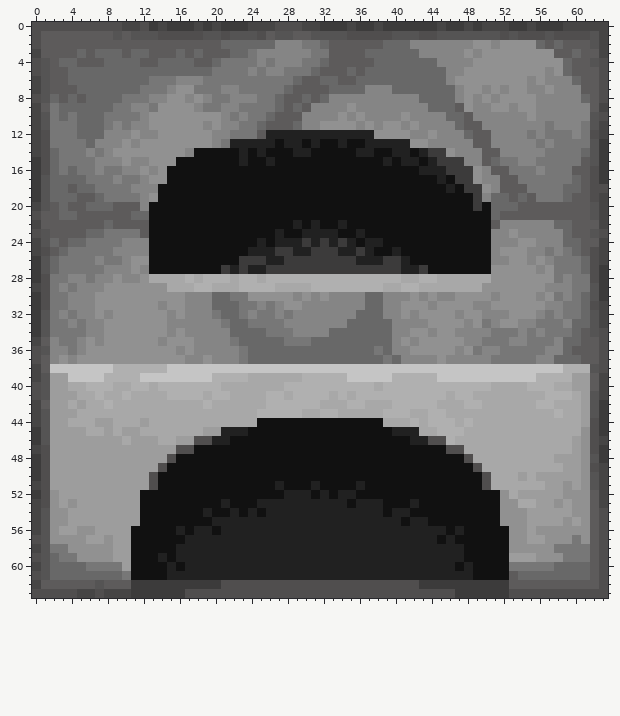
Edited in one commit: pixel-art sprite (textures/blocks/furnace_front_off.png). The first picture shows the starting point.
The file is 64x64 pixels. Colours within 5 levels of each other are drawn and written as one.
The result:
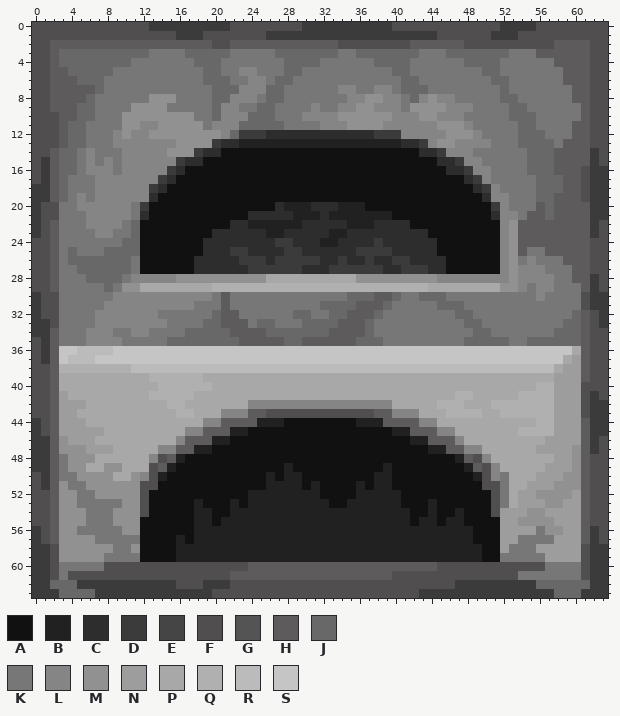
Palette (. is transparent): A #111111  B #212121  C #2e2d2d  D #3c3b3b  E #464545  F #504e4e  G #555454  H #5d5b5b  J #686868  K #777777  L #858585  M #919191  N #9d9d9d  P #a8a8a8  Q #b0b0b0  R #bbbbbb  S #c5c5c5
The commit says: [#349] - Authors: Zeuselpro
The exact change:
Changed rows in their new state; - is an unchanged pixel.
first column x 0:
 0 ----------FF--D---D-D-FFFFF---DD---D--D-FFFFFFFFFFFFD--DFFFFFFFF
 1 -FFFFFFFFFFFFF--DDDFF-FFF-DDDDDDDDDDDDDDDDDDDFFFFFFDDD---F----FF
 2 -F------------------FFHHHHHHHHHHH-FFFFFFFFHHHHHHFFFFFFFFFFH---FF
 3 FF-JJ-J---J--KKKKJ-JJJKK-KKJJJJJJJKKJ------KKKJJJJJJJKKKHH--H-FF
 4 -F---JJJ---KKKKKKKJJ-----K-KJJJJKKKKKK----KKKKKKJJJJKKKKKKHH--F-
 5 -F-------KKKKKKKKKK-J--L--KKJJ-KKKKKKKKK--KKKKKKKKJJKKKKKKKH--F-
 6 FF--H---KKKKK---KKKJJJ--LL-JJKKKKKKKKKKKK--KKKKKKKKJJKKKKKKHH-F-
 7 FF---HH-KKKK---KKK--JJJLLLJJKKKKKKLLKK--K---KKKKKKKKJKKKKKKKH-F-
 8 -FH-H--KKK---MM-KKKKJJ----J-KKKKKKK--MM--KJLMLLKKKKKJJKKKKKKHHF-
 9 FFHHH--KK--MMM-KKKK-J----JJKKKK-KK-LMM---KMMMMLLLKKKKJJKKKKKKHFF
10 FFFHH--K--MMM-----KKJ-L-JJ-KKK-----M-MMM-L-MM-LLKKKKKJJJKKKKKHF-
11 FFFHJ-KK-KMM-L-----KL--JJ-JJKKKKLLL-M-MLL-L--MMMLKKKKKJJK-KKHHFF
12 F-FHJ-KKK-ML-M------M-JDDDCCCCCCCCCCCCDDDL--L-MMMLKKKKJJJ---HH-F
13 F-FHJJKKK-L-LLLL----DCC----B--B-BB-BB----CCD-MM--LLKKKJJJJ-HHHFF
14 F-HJJ---KKLLLLL--MDCC--A-A---AA-----AA--AA-CC-L--KKKKKKJJJHHHHDF
15 FDHJJ-LK-KL--LLLDCC----A--A------------A-AA-ACC---KK--KJJJHHH-DF
16 FDHJ--L-L---L-LDC--------------------------AAACC-L-KK--JJJHH-FD-
17 FDH-KK-LL-LL-LDC-----------------------------A-ACD-KKK--JJJHHFD-
18 -DH-KKKLLLL--DC-------------------------------A-ACD-KKK-JJJHHFDD
19 -DH-KLKLLLLL-C-----------------------------------ACLLKKKJJHH-FDD
20 DFFKKLLLLLLKD--------------CBBBCCCBBB------------A-DLKKK-J----DD
21 DFFKKKLLLLLKC-----------CCCCCBBBCBBBBBBB-----------CLLK--J----DD
22 DF-KKKLLLLKJA---------CCBBBBB-CCCCCBBBCCCC---------A-MHHHHHH--DF
23 DF-KKKKLL--JA-------CCCCCCB-CCCCC-BCCCCCCCCC-------A--HHHHHH--D-
24 FFHKKK----JJA------CCCCCCCCDDCCCB-CCCCDCCCCCC------A-MHHHHHHH-FF
25 F--KJ---JJJJA------CCCDDCCCC-DCCCCCC-DDDCCCCC------AL-HKKHHHH--F
26 FFH-JJJJJJJKA-----CCCCC---CD----CC-CCDCC-DCCCC-----A--K-KK-HHH-F
27 FFH--JJJJJJKA-----CCCCCCDD----CCC------CCDD-CC-----AL-LL-K--HH-F
28 F-H-KKJJJJK-LLLLMMMMMMMMMMPPPPPPPPPPMMMMMMMMMLLLLLLLL-LLLL-KHHDF
29 F-HK-KKKJK--PPP---PPQQQ----QQQQ--------QQ--Q------PP--LKL-KK-HDF
30 --F-KKKKKLLLLLLLL---KH--KKKKKKKKKKKJJ-HHJKKJJJKKKKKKKKKK-K-K-FD-
31 --F-KKKKLLLLLL-LL-KKKHK--K-KKKKKJJJJHHHJKKKKKJJJKKKKKKKKKKK--FDD
32 -FFK-KKL-LLLLLKKKKKKJHH-K--K-JJKKJJHHH-KKKKKKKKJJKKKKKKKK-K-JHFD
33 -DF-K-K-LLLLLLLKKKKJJHHH-JJ-KKJJJJHHH-KKKKKKKKKKJJ-KKKKK---J-HFD
34 -DH-----LKKLLKKKKJJJJJHHHHJJJJJJJHHHH-KKKKKKKKKKKJJ---K-K-JJ--F-
35 FDH--KL-LLKKKKKJJJJJJJJHHHHHJJHHHHHH---KKKKKKKKKJJJJJKKJJJJ---F-
36 -DHSSRRRRSSSSSSSSSSSSSSSSSSSSSSSSSSSSSSSSSSSSSSSSSSSSSSSSSSSP-F-
37 -DHSRRRSSSSSSSSSSSSSSSSSSSSSSSSSSSSSSSSSSSSSSSSSSSSSSSSSSSSPN-F-
38 FFHQQQQQQ--RRRRRRRRRRRRRRRRRRRRRRRRRRRRRRRRRRRRRRRRRRRRRRRPNNHF-
39 FFHPPPPPPPPPPQQQQQQPPPPP------PPPPPPPPPPPPPPPPPPPPPPPPPPPPNN-HFF
40 -FHP--PPP--PP-------P-------PPPPPPPPPP-PPPPPPPPPPPP----P--NN-FFF
41 -FH-P--P--P--QQ---P-PP----PP-PPPP-P-PPPPPPPPPP--------QQQ-NNNFDF
42 FFH-N---P------QQ--P----LLLLLLLLLLLLLLLLPPPPPQQQPP-QQQQQ--NNNFD-
43 FFH-------------QQ---LLLHHFFFFFFFFFFFFHHLLL-PPQQQQ--QQQQQQNNNFD-
44 DFH-NN-PP---P------LLHHHHBBB--------BBBHHHHLLPP-P-------QQNNNHD-
45 -FH---NNP-PP-----LLHHH--------------------HHHLLP------QQQQNNNHD-
46 -DHM---PPP-PPP--LHHH------------------------HHHL---------NNN-HDF
47 DDHMMM---PPPPPLLHHBB------------------------BBHHLL------NNNNMHDF
48 -DHKMMMPPPPPPLFHB------------------------------BHFL---------MHFF
49 -DHKMMPPMMPPPFHB------------B----------B--------BHFL-----NN-MH-F
50 FDHKKMMMMPPML-B-----------B-BB--------BB---------B-LK-P----MMHFF
51 FDHMKKMMMMMMF-------------B-BB--------BB-----------FK--NN-M-MHFF
52 F-HMMKKMMMMMF-----------BBBB---BA-AABBBBB----------FK---MMM-NHFF
53 F-HM-KKKKKMMF-----B--AB-B--------AAB---BB-A-B------FKPNN-M--NHFF
54 FFH-MMKKKMMMF-----B----B-B-------------B----B--B---FNNNMM---NHF-
55 FFH-MMKKKMMM------BBA--------------------BA-B-BB----NN-MMM-N-HF-
56 DFHMMKKKKKMM----A---B-------------------------B-B---NNN-K--NNHD-
57 DFH---MKKKKK----BA---------------------------B-BB---NNKKKKNNNHD-
58 DDFM-----KKM------------------------------------BB--NKKKNNNNNFDD
59 DDFMM---KKKK--A---------------------------------BB--KKKKKNNNNFDD
60 DDFKKK--FFFFFFFFFFFFFFFFHHHHHHHHHHHHHHHHHHHHHFFFFFFFFFFFF-KKKFDD
61 DDFKFFFFFFFFFFFFFFFFFFHHHHHHHHHHHHHHHHHHFFFFFFFFFFFFFFKKKKKKKFDD
62 DDJJJDDDDDD-----FFF--D---------------------FFFF------DDDJJJJJJDD
63 DDDJJJJDDDD------DDD-----------------------DDDD------DDDDDJJJDDD
